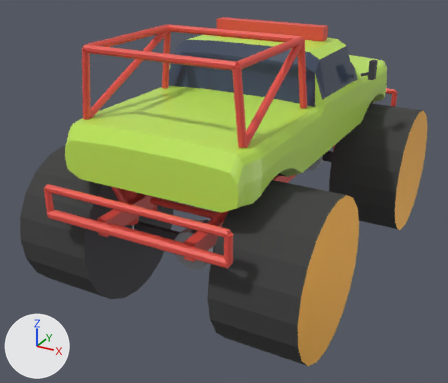
One commit to the Blender file art/cars/swamp.blend: the scene before it, then after it.
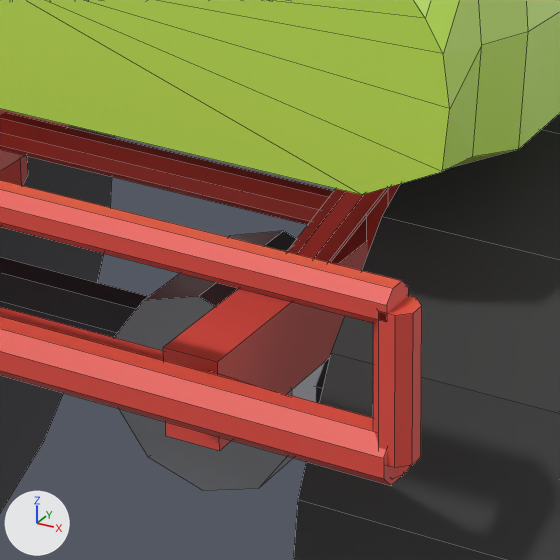
The first picture shows the older version from a camera (50 mm lens) standing at (2.86, -5.93, 3.6) and looking at (-0.23, -0.31, 0.79). The close-ups show the older and then the newer version on the part from 34% to 58% of the width and 46% to 74% of the height of that picture. Only the edits that show in the close-ups are written down. The lights are fixed; the arrows at lower left show +X, +Y and +Z. The close-ups show mesh edges as thin lines.

Objects in the first close-up: 'Axle_R', 'Body', 'Frame', 'Wheel_RL', 'Wheel_RR'.
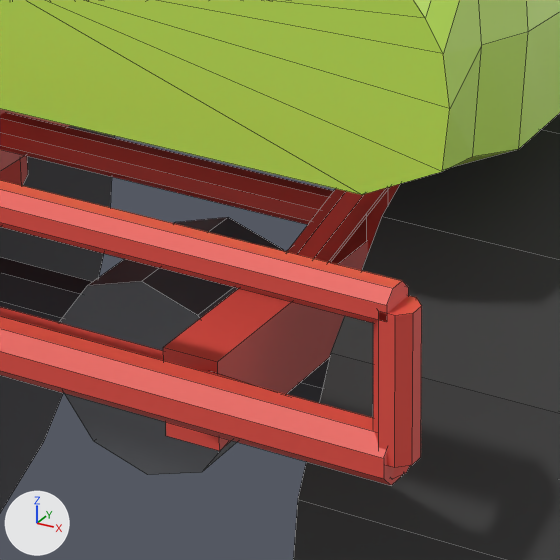
Location of each change, (x1, y1, x2, y2) in pixels of the close-ups (560 x 560 px; the box of a moved part takes in the faces that stretch with it):
'Axle_R', recoloured, surface changed, reshaped: before (0, 156, 400, 491); after (0, 156, 400, 475)
part 1 of me_axle_r, moved or reshaped: before (114, 231, 325, 491); after (59, 217, 284, 475)

Patch to the scene script:
```diff
--- a/art/cars/swamp.blend.py
+++ b/art/cars/swamp.blend.py
@@ mat_steel_swamp @@
 mat_steel_swamp = principled_material('Steel.Swamp')
-mat_steel_swamp.base_color = (0.4, 0.41, 0.44)  # grey #aaacb1
-mat_steel_swamp.metallic = 0.8
-mat_steel_swamp.roughness = 0.35
+mat_steel_swamp.base_color = (0.2, 0.21, 0.23)  # grey #7c7e84
+mat_steel_swamp.metallic = 0.4
@@ me_axle_r @@
 me_axle_r.from_pydata(...)  # 148 vertices, 96 faces; spans x -0.8..0.8, y -0.24..0.26, z -0.2..0.67
 # used by ob_axle_r; parent = ob_swamp; location = (0.0, -1.45, 0.75)
+# me_axle_r part 1: the loose piece of 20 vertices spanning x -0.07..0.31, y -0.15..0.15, z -0.2..0.2 is moved by (-0.12, 0.0, 0.0)
 me_axle_r.materials.append(mat_trim_swamp)
```
